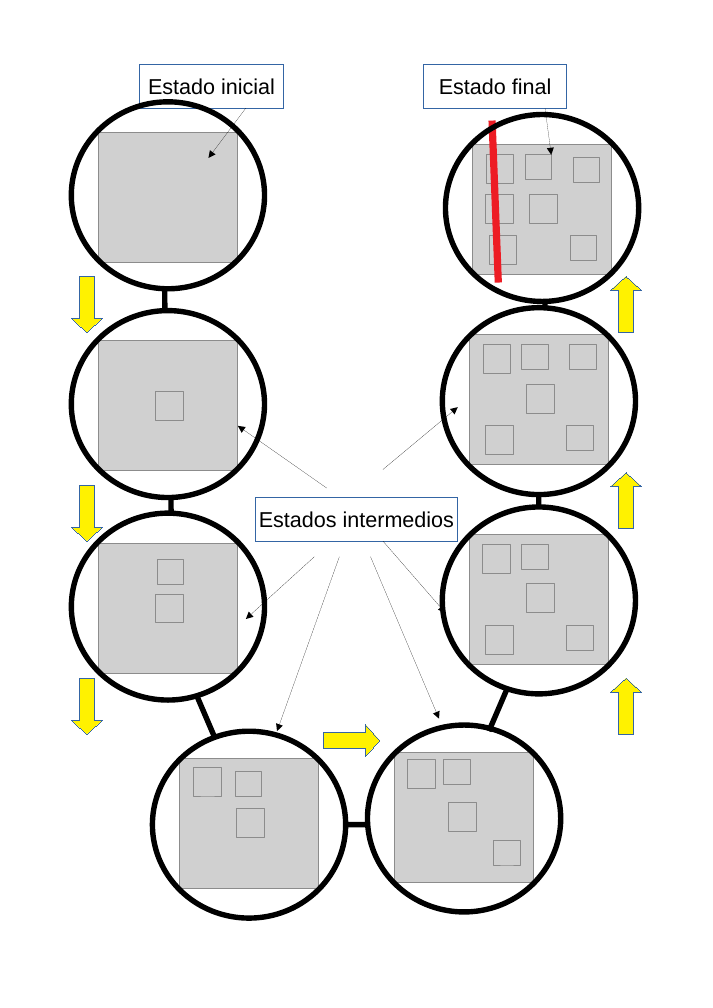
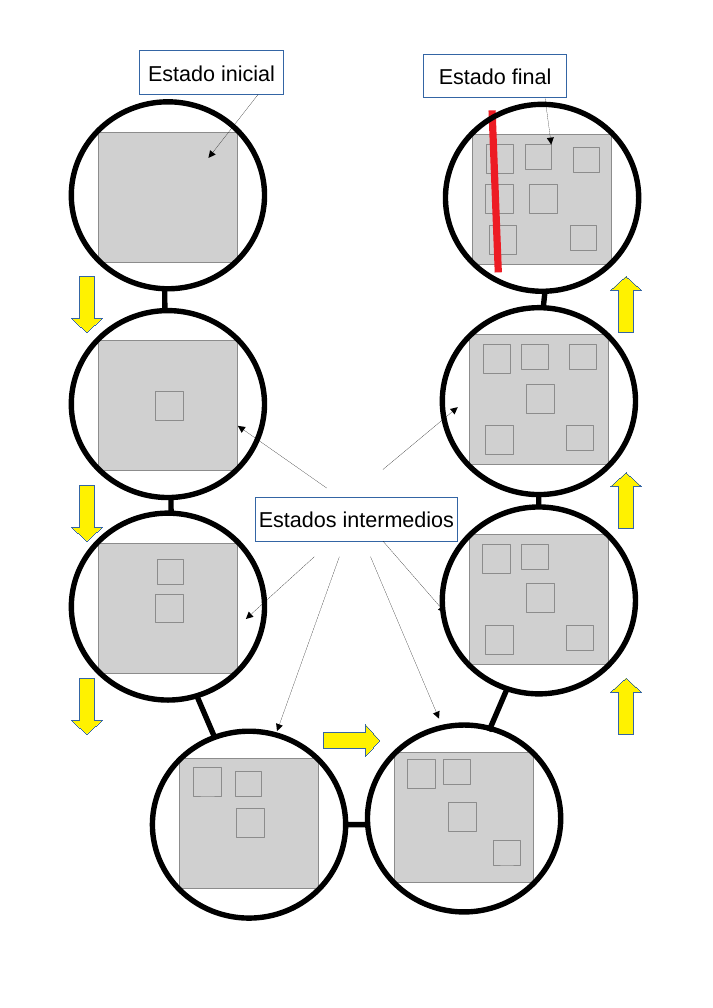
Before and after one commit to fabhrius/La-Cosa, a slide deck: slide 13 of capitulos/2 - Estados de un proceso/Estados de un proceso.odp. Drawn at 713x1008 pixels with LibreOffice and Linux fonts; fonts in the diff are those of the drawing; grey boxes stand for pictures. Boxes give left, top, right and bottom in pixels: in the first picture for what was removed or moved away, otherwise in the second. Text is boxed around its words. In the diff, an @@ line names an element or a change of style, - is before the commit and + after.

```diff
--- a/capitulos/2 - Estados de un proceso/Estados de un proceso.odp
+++ b/capitulos/2 - Estados de un proceso/Estados de un proceso.odp
@@ rectangle "Estado inicial": place and size @@
-rectangle "Estado inicial" at <box>140,65,283,109</box>
+rectangle "Estado inicial" at <box>140,51,283,95</box>
@@ arrow moved from (246, 108) - (209, 158) to (258, 95) - (209, 158) @@
@@ 8 pictures, 1 rectangle, 1 line, 1 ellipse, 1 arrow: place and size @@
-8 pictures, 1 rectangle, 1 line, 1 ellipse, 1 arrow at <box>423,65,639,302</box>
+8 pictures, 1 rectangle, 1 line, 1 ellipse, 1 arrow at <box>423,54,639,291</box>
@@ line moved from (545, 308) - (545, 302) to (543, 308) - (545, 291) @@
```
Also in this commit, not shown: 1 slide added, 21 other files.
